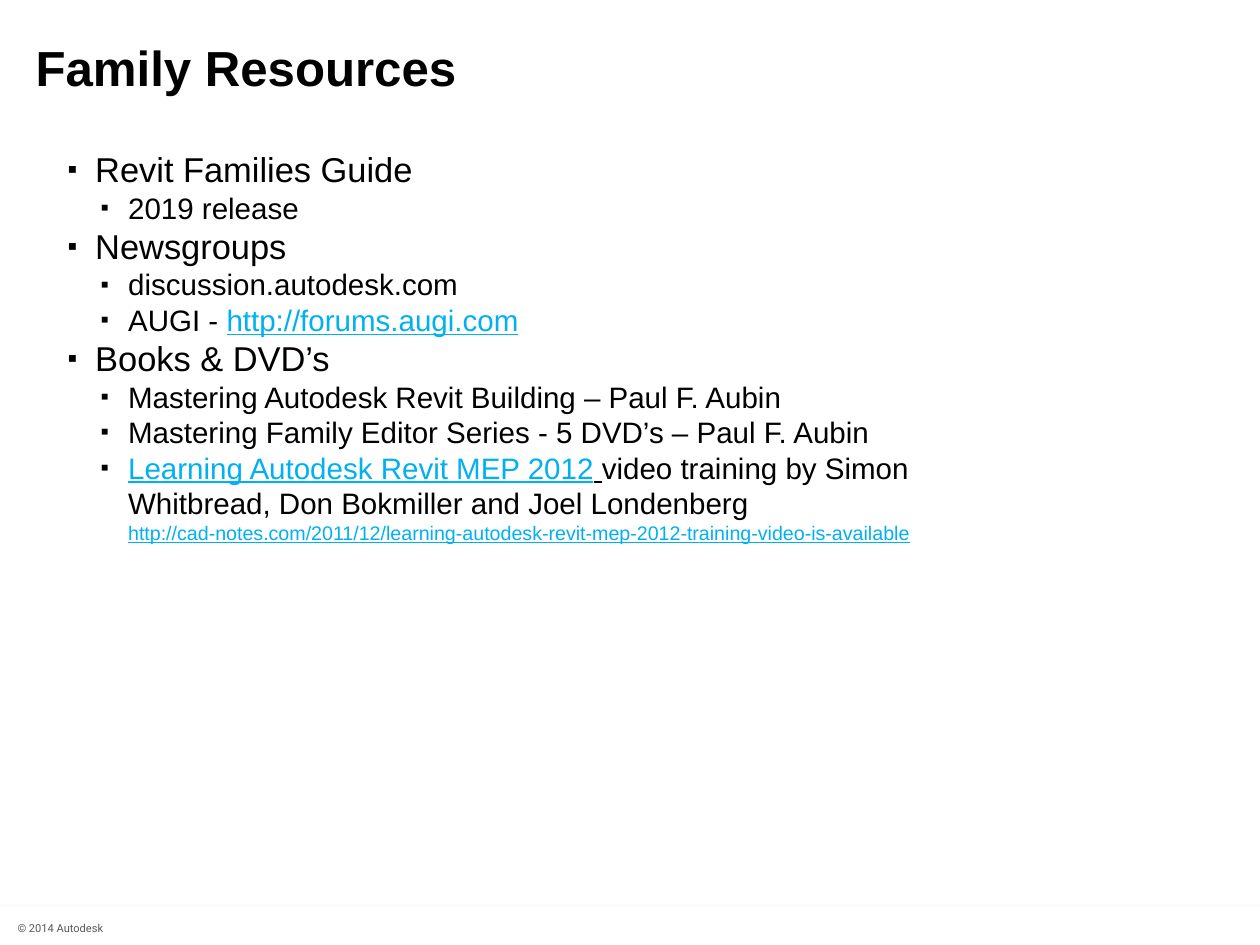
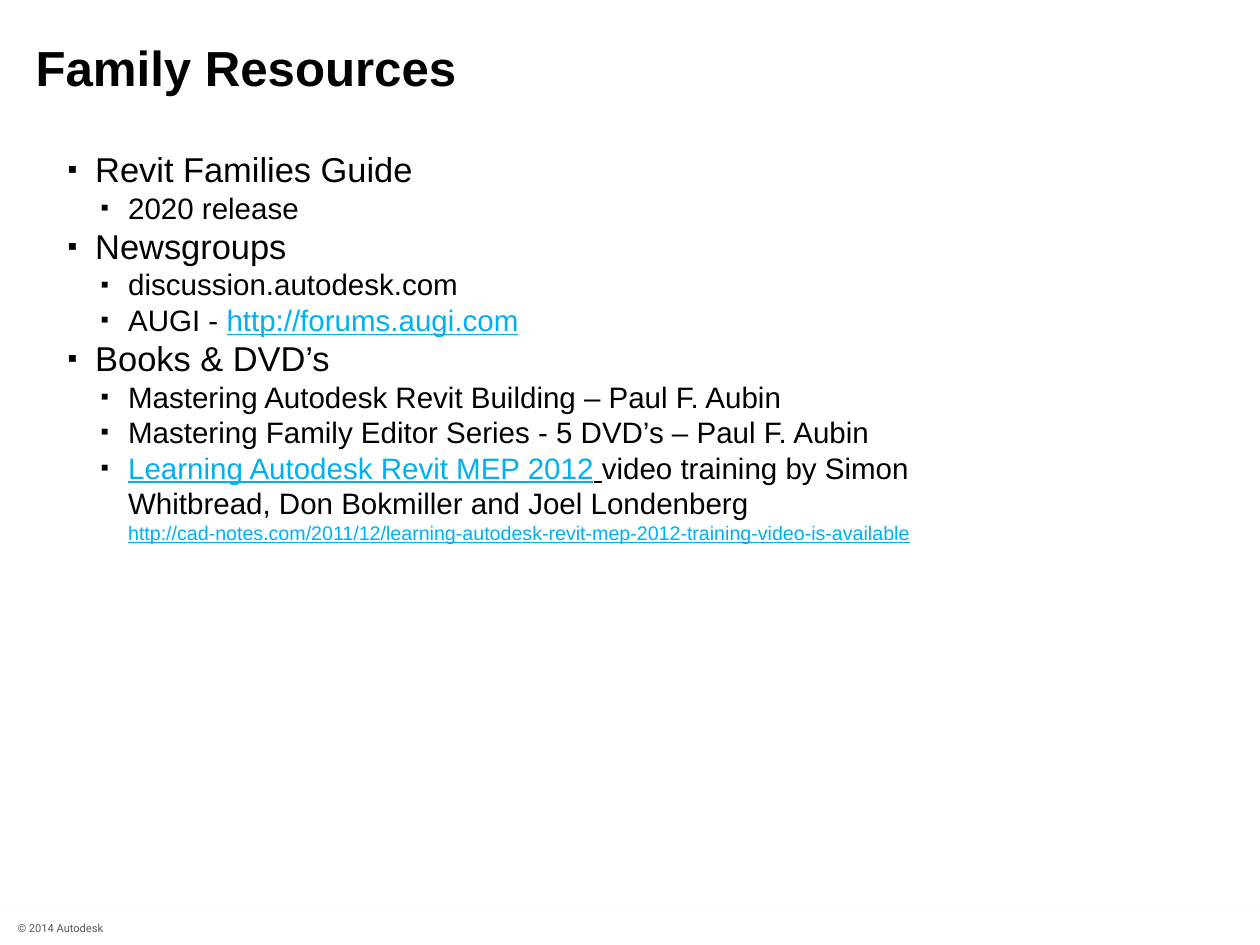
Before and after one commit to ADN-DevTech/RevitTrainingMaterial, a slide deck: slide 10 of Presentation/3_Revit_Family_API.pptx. Drawn at 1260x945 pixels with LibreOffice and Linux fonts; fonts in the diff are those of the drawing; background and template pictures are left out. Boxes give left, top, right and bottom in pixels: in the first picture for what was removed or moved away, otherwise in the second. Text is boxed around its words. In the diff, an @@ line names an element or a change of style, - is before the commit and + after.

```diff
--- a/Presentation/3_Revit_Family_API.pptx
+++ b/Presentation/3_Revit_Family_API.pptx
@@ text at (128, 197, 299, 220): text changed @@
-    ▪ 2019 release
+    ▪ 2020 release
```
Also in this commit, not shown: 22 other files.
